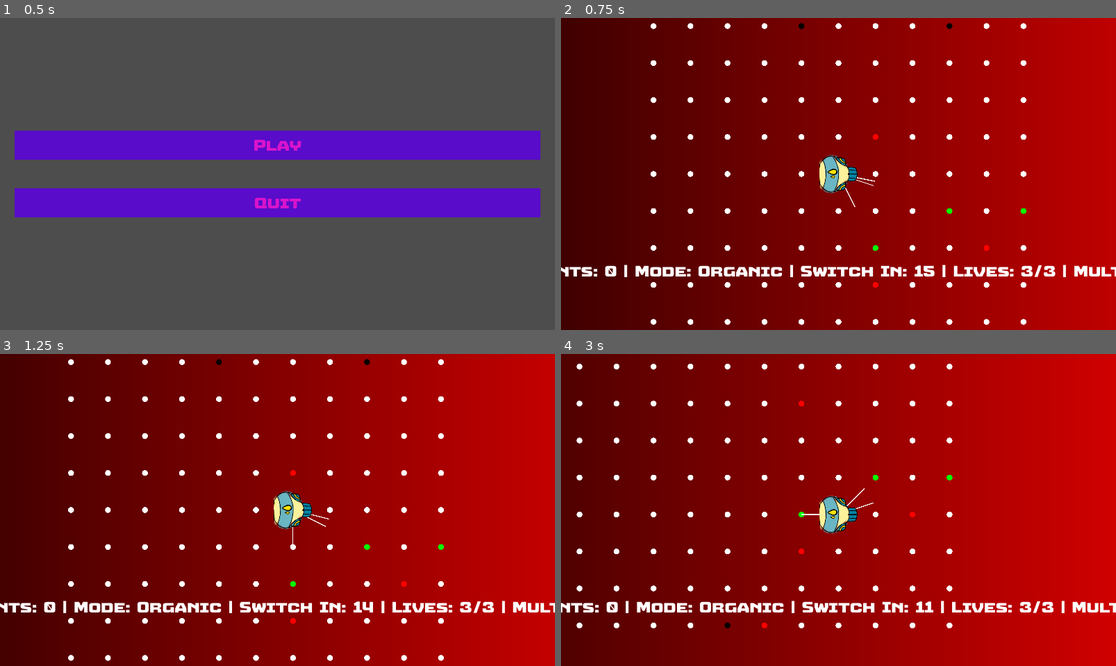
Above: before the commit, frames 1-4 (two rows, left to right).
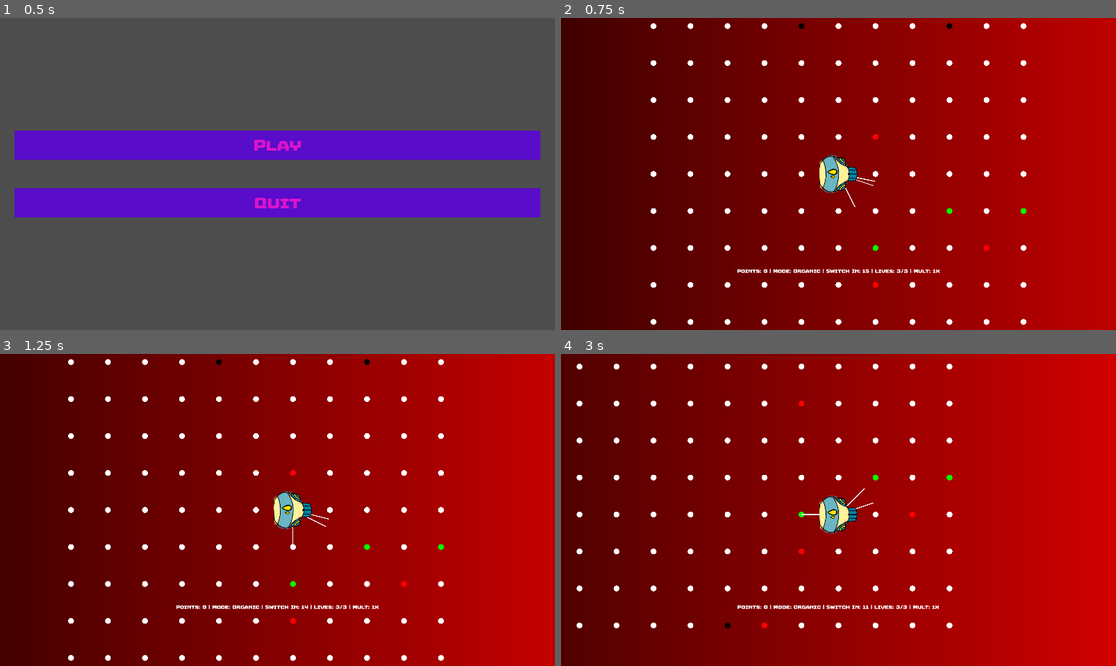
Above: after the commit, the same moments.

Repository: istamarahsan/s3rpent
Game: Godot game, scene res://root.tscn
Same seed, same stepped clock (60 frames per second), same inputs: the game is played once before the commit and once after it.
Inputs:
- Up to frame 1 (0.5 s): no input
- Up to frame 2 (0.75 s): click "Play" at 0.5 s
- Up to frame 3 (1.25 s): no input
- Up to frame 4 (3 s): hold Right (ui_right) 1.28-2.03 s; hold Down (ui_down) 2.03-2.78 s; hold Right (ui_right) from 2.78 s (still down)

Frame 1 is identical in both runs. In frame 2, 2.1% of the frame differs, in the area x 0-100%, y 79-84%; in frame 3, 2.0%; in frame 4, 2.1%.

Commit message:
font size on ui

Diff:
--- a/presentation/components/food_counter/demo_ui.tscn
+++ b/presentation/components/food_counter/demo_ui.tscn
@@ -61,7 +61,6 @@
 [node name="Label" type="Label" parent="Stats/Panel/MarginContainer/VBoxContainer"]
 layout_mode = 2
 theme = ExtResource("1_47th6")
-theme_override_font_sizes/font_size = 50
 horizontal_alignment = 1
 vertical_alignment = 1
 script = ExtResource("2_f7wue")
